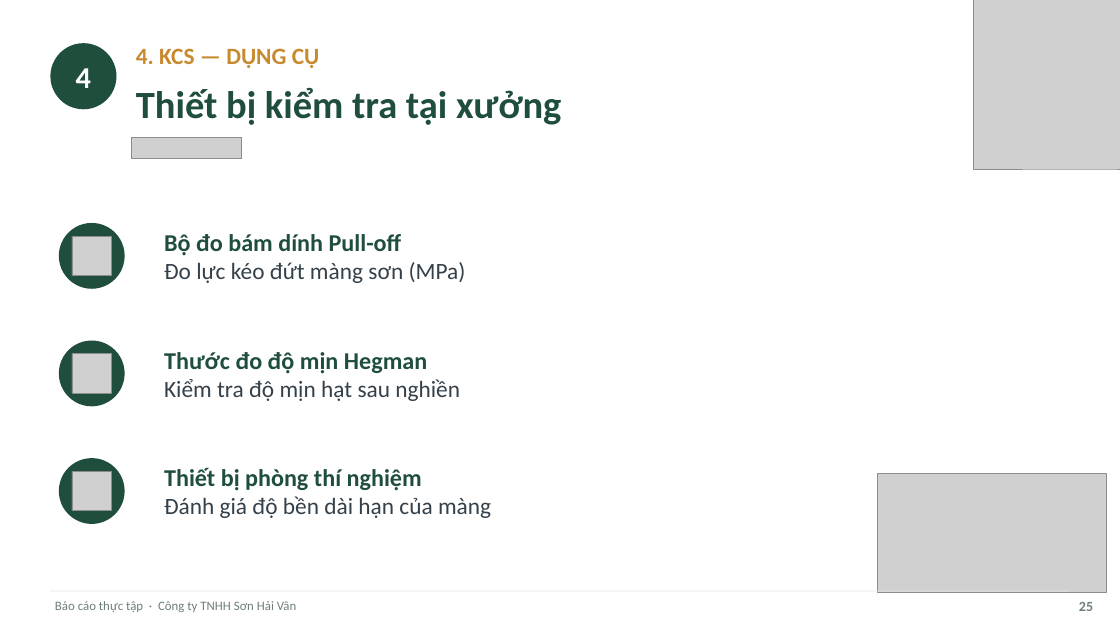
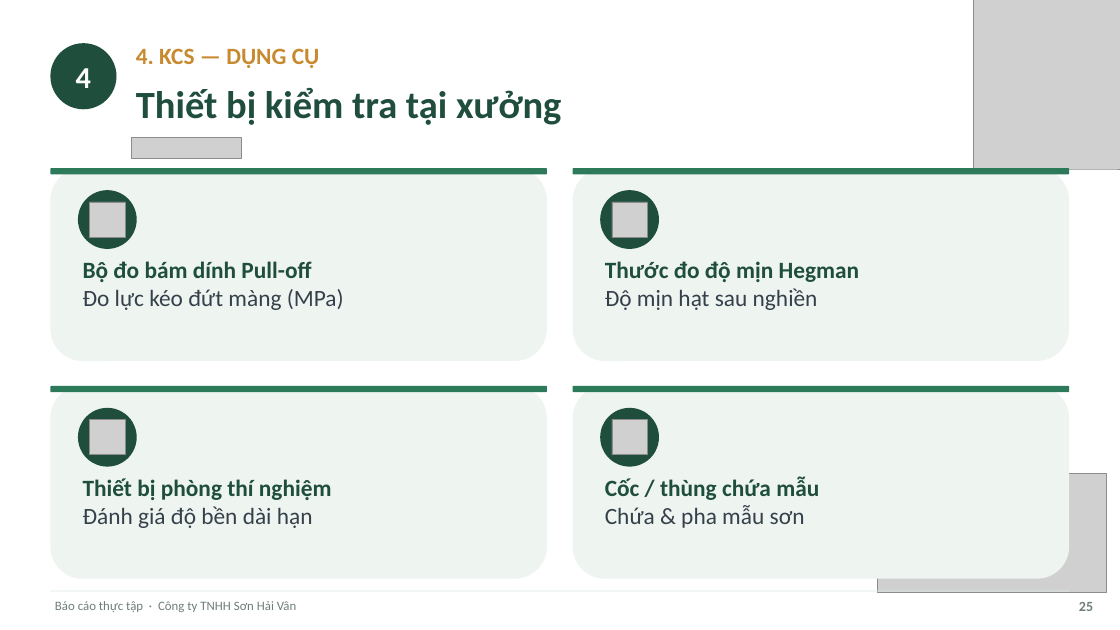
Before and after one commit to tranconcoder/pubic-resources, a slide deck: slide 25 of SuHeo/Báo cáo thực tập - Sơn Hải Vân.pptx. Drawn at 1120x630 pixels with LibreOffice and Linux fonts; fonts in the diff are those of the drawing; grey boxes stand for pictures. Boxes give left, top, right and bottom in pixels: in the first picture for what was removed or moved away, otherwise in the second. Text is boxed around its words. In the diff, an @@ line names an element or a change of style, - is before the commit and + after.

```diff
--- a/SuHeo/Báo cáo thực tập - Sơn Hải Vân.pptx
+++ b/SuHeo/Báo cáo thực tập - Sơn Hải Vân.pptx
@@ rounded rectangle added at <box>50,168,547,361</box>, fill #EEF4F0 @@
@@ rounded rectangle added at <box>50,168,547,175</box>, fill #2C7A5A @@
@@ rounded rectangle added at <box>573,168,1070,361</box>, fill #EEF4F0 @@
@@ rounded rectangle added at <box>573,168,1070,175</box>, fill #2C7A5A @@
@@ ellipse: place and size @@
-ellipse at <box>59,223,124,288</box>
+ellipse at <box>78,190,137,249</box>
@@ picture: place and size @@
-picture at <box>72,236,112,276</box>
+picture at <box>90,202,125,237</box>
@@ ellipse: place and size @@
-ellipse at <box>59,340,124,406</box>
+ellipse at <box>601,190,660,249</box>
@@ picture: place and size @@
-picture at <box>72,354,112,393</box>
+picture at <box>613,202,648,237</box>
@@ text "Bộ đo bám dính Pull-off": place and size @@
-text "Bộ đo bám dính Pull-off" at <box>164,234,466,283</box>
+text "Bộ đo bám dính Pull-off" at <box>83,261,344,310</box>
@@ text at <box>83,261,311,282</box>: size 20.8 to 20 pt in "Bộ đo bám dính Pull-off" @@
@@ vertical alignment middle to top in 3 elements at <box>83,261,344,310</box>, <box>83,478,332,528</box>, <box>605,261,860,310</box> @@
@@ text "Thước đo độ mịn Hegman": place and size @@
-text "Thước đo độ mịn Hegman" at <box>164,352,460,401</box>
+text "Thước đo độ mịn Hegman" at <box>605,261,860,310</box>
@@ text at <box>605,261,860,282</box>: size 20.8 to 20 pt in "Thước đo độ mịn Hegman" @@
@@ text at <box>83,289,344,310</box>: text changed @@
-Đo lực kéo đứt màng sơn (MPa)
+Đo lực kéo đứt màng (MPa)
@@ text at <box>605,288,818,310</box>: text changed @@
-Kiểm tra độ mịn hạt sau nghiền
+Độ mịn hạt sau nghiền
@@ rounded rectangle added at <box>50,386,547,579</box>, fill #EEF4F0 @@
@@ rounded rectangle added at <box>50,386,547,392</box>, fill #2C7A5A @@
@@ rounded rectangle added at <box>573,386,1070,579</box>, fill #EEF4F0 @@
@@ rounded rectangle added at <box>573,386,1070,392</box>, fill #2C7A5A @@
@@ ellipse: place and size @@
-ellipse at <box>59,458,124,523</box>
+ellipse at <box>78,408,137,467</box>
@@ ellipse added at <box>601,408,660,467</box>, fill #1F4E3D @@
@@ picture: place and size @@
-picture at <box>72,471,112,511</box>
+picture at <box>90,420,125,455</box>
@@ picture added at <box>613,420,648,455</box> @@
@@ text "Thiết bị phòng thí nghiệm": place and size @@
-text "Thiết bị phòng thí nghiệm" at <box>164,467,491,518</box>
+text "Thiết bị phòng thí nghiệm" at <box>83,478,332,528</box>
@@ text at <box>83,478,332,500</box>: size 20.8 to 20 pt in "Thiết bị phòng thí nghiệm" @@
@@ text added at <box>605,476,819,528</box>, 20 pt, text #1F4E3D, bold @@
+Cốc / thùng chứa mẫu
+Chứa & pha mẫu sơn
@@ text at <box>83,506,313,528</box>: text changed @@
-Đánh giá độ bền dài hạn của màng
+Đánh giá độ bền dài hạn
```
Also in this commit, not shown: 16 other slides changed, 1 other file.
